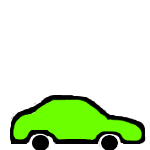
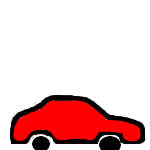
Before/after of a w=150, h=150 layered artwork. What changed in the layer stack:
showed "Bakgrund-kopia", painted on it over 13, 99, 142, 150
hid "Bakgrund-kopia#1" over 13, 99, 142, 150
